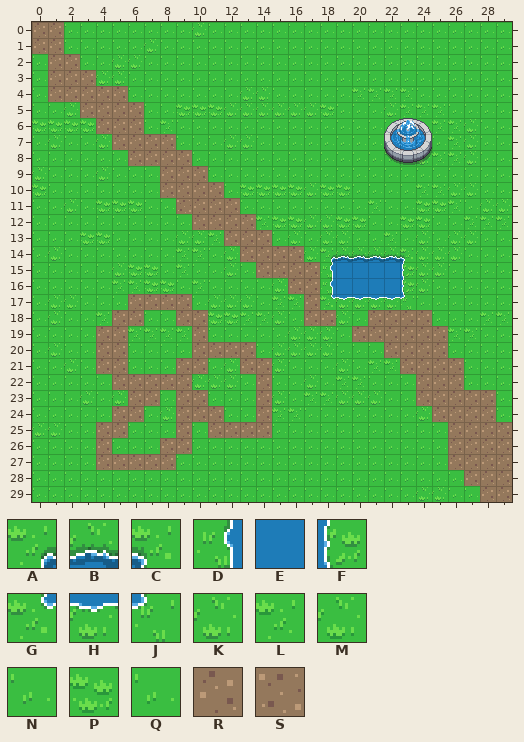
An edit to a level. Tiled map, assets/maps/map1.tmx. Above is the file before it was changed.
Cells are 16x16 px. Shown: x 0..29, y 0..29.
Key: from "basic_overworld": A 242, B 243, C 244, D 282, E 283, F 284, G 322, H 323, J 324, K 365, L 367, M 368, N 405, P 407, Q 408, R 1201, S 1282.
_ is an empty cell, # one hidden under a higher layer.
Layers that did not change in this view are not listed.
Layer "floor" before, first column x 0:
 0 RRNNNNNNNNKNNNNNNNNNNNNNNNNNNN
 1 RRNNNNNKNNNNNNNNNNNQQQQQQQQNNN
 2 NRRNNKKNNNNNNNNNNQQNNNNNNQQNNN
 3 NRRRKKNNNNNNNNQQQNNNNNNNQQNNNN
 4 NRRRRRNNNQQQQKKQQQQQLLLLQNNNNN
 5 NNKRRRRQQPPPKKKKKKPNQQKLLLQQQQ
 6 PPPPRRRQLNQNNNNNNQQQQQQKNLLKNN
 7 NKNNKRRRRQNNKKQQQNNNNQN#KNLKNN
 8 NNNNNNRRRRQQQQNNNNNQQNNQKLLKNN
 9 KNNNKNQQRRRQQQQQQQQQQQQQQQQQQN
10 PQQQQQQQRRRRQPPPPKPPQQQQLLMMQQ
11 QNKQPPPQQSRRRQQQQQQQNLQQPPLQMM
12 QQQQQQQQQQRRRRLPPKKPPQQPPQNLLL
13 QNNPPNQQQMMLRRRQMNMMQNLQKNMMNN
14 NKQNQQNNQLLQKRRRRMABBBBCMMKNNN
15 NQNQQKPPQLNNKNRRRRDEEEEFKKNNNN
16 QQQQQLLPPQLQQQQMRRDEEEEFKNNNNN
17 QMMQQQRRRRQMMMQLLRGHHHHJNNNNQQ
18 QKNNLRRNNRRPPLLKQRRKNRRRRQQQLL
19 NQQNRRLLLLRQNQQQMMKNRRRRRRLLNN
20 NKQQRRQQQQRRRRQKKMMQQQRRRRNNNN
21 NNKNRRNNNRRNKRRKNQQMNLLRRRRNNN
22 NNNNNRRRRRKKKQRQQKNLLNNNRRRNNN
23 NNNKNKRRQRRQQNRKNLLKKKNNRRRRRN
24 QQQQQRRQKRRRNNRLLNNNNNNNKRRRRN
25 KKNNRRNNNRNRRRRNNNNNNNNNNNRRRR
26 NNNNRNNNRRNNNNNNNNNNNNNNNNRRRR
27 NNNNRRRRRNNNNNNNNNNNNNNNNNRRRR
28 NNNNNNNNNNNNNNNNNNNNNNNNNNNRRR
29 NNNNNNNNNNNNNNNNNNNNNNNNKKNNRR
After:
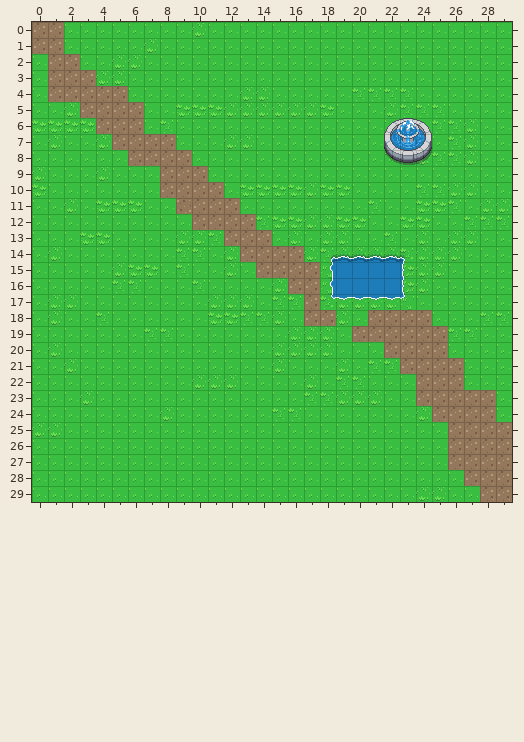
Difference:
Layer "floor":
The edit turns tile K into tile N in row 21 at x 12; in row 23 at x 5 and 15.
The edit turns tile L into tile N in row 19 at x 6 and 9.
The edit turns tile P into tile N in row 16 at x 7 to 8.
The edit turns tile R into tile N in row 17 at x 6 to 9; in row 18 at x 5 to 6 and 9 to 10; in row 19 at x 4 to 5 and 10; in row 20 at x 4 to 5 and 10 to 13; in row 21 at x 4 to 5, 9 to 10 and 13 to 14; in row 22 at x 5 to 9 and 14.
The edit turns tile R into tile N in row 23 at x 6 to 7, 9 to 10 and 14; in row 24 at x 5 to 6, 9 to 11 and 14; in row 25 at x 4 to 5, 9 and 11 to 14; in row 26 at x 4 and 8 to 9; in row 27 at x 4 to 8.
